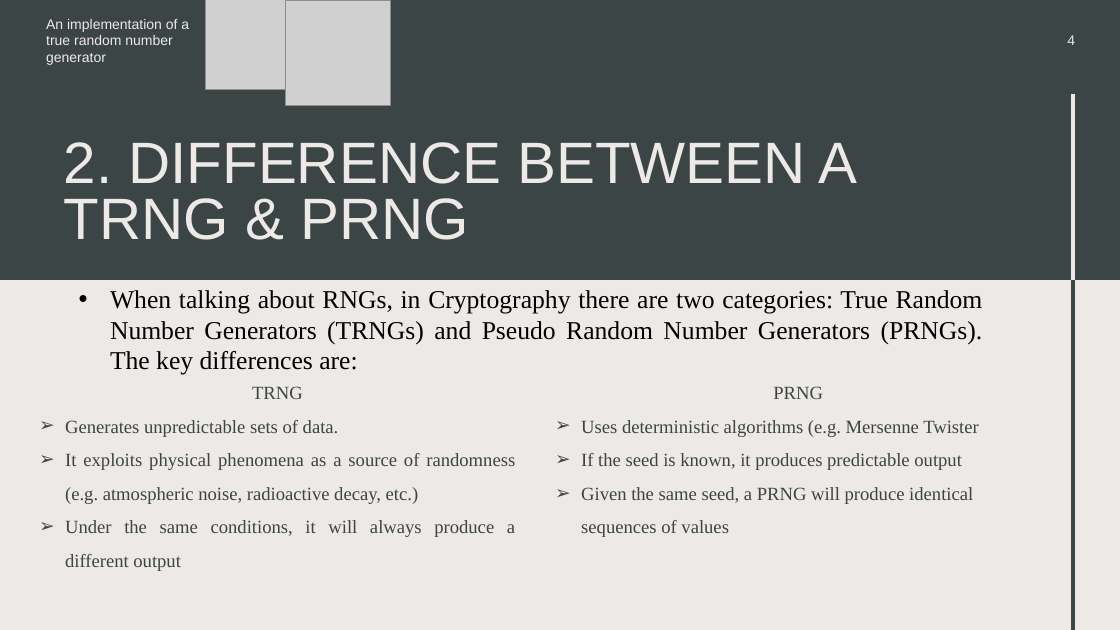
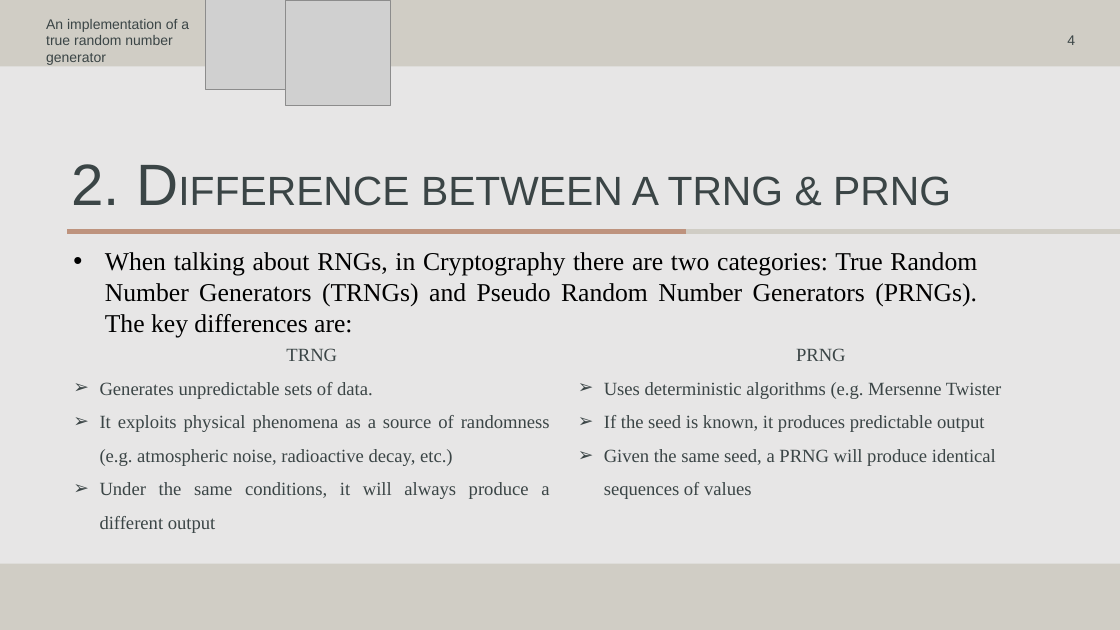
Before and after one commit to FidexEtRatio/RandomNumber, a slide deck: slide 4 of CERC 2025.pptx. Drawn at 1120x630 pixels with LibreOffice and Linux fonts; fonts in the diff are those of the drawing; grey boxes stand for pictures. Boxes give left, top, right and bottom in pixels: in the first picture for what was removed or moved away, otherwise in the second. Text is boxed around its words. In the diff, an @@ line names an element or a change of style, - is before the commit and + after.

```diff
--- a/CERC 2025.pptx
+++ b/CERC 2025.pptx
@@ background #EDE9E6 to #D0CDC5 @@
@@ rectangle removed at (x1=0, y1=0, x2=1120, y2=280) @@
@@ text "An implementation of a true ..." at (x1=46, y1=19, x2=189, y2=65): text colour #EDE9E6 to #3B4546 @@
@@ page number at (x1=1067, y1=35, x2=1075, y2=45): text colour #EDE9E6 to #3B4546 @@
@@ rectangle added at (x1=0, y1=66, x2=1120, y2=564), fill #E7E6E6 @@
@@ line removed from (1073, 280) to (1073, 94) @@
@@ text "2. DIFFERENCE BETWEEN A TRNG ..." moved from (x1=64, y1=142, x2=858, y2=240) to (x1=71, y1=164, x2=951, y2=206) @@
@@ text "2. DIFFERENCE BETWEEN A TRNG ..." at (x1=71, y1=164, x2=951, y2=206): size 50 to 35 pt in "DIFFERENCE BETWEEN A TRNG & PRNG"; text colour #EDE9E6 to #3B4546 @@
@@ line added from (686, 232) to (67, 232), #BE937E 4.5 pt @@
@@ line added from (1120, 232) to (685, 232), #D0CDC5 4.5 pt @@
@@ text "When talking about RNGs, in ..." moved from (x1=110, y1=290, x2=983, y2=375) to (x1=105, y1=252, x2=977, y2=337) @@
@@ line removed from (1073, 630) to (1073, 280) @@
@@ text "TRNG" moved from (x1=65, y1=386, x2=515, y2=571) to (x1=100, y1=348, x2=550, y2=533) @@
@@ text "PRNG" moved from (x1=581, y1=386, x2=979, y2=537) to (x1=604, y1=348, x2=1002, y2=499) @@
```
Also in this commit, not shown: 11 other slides changed.
